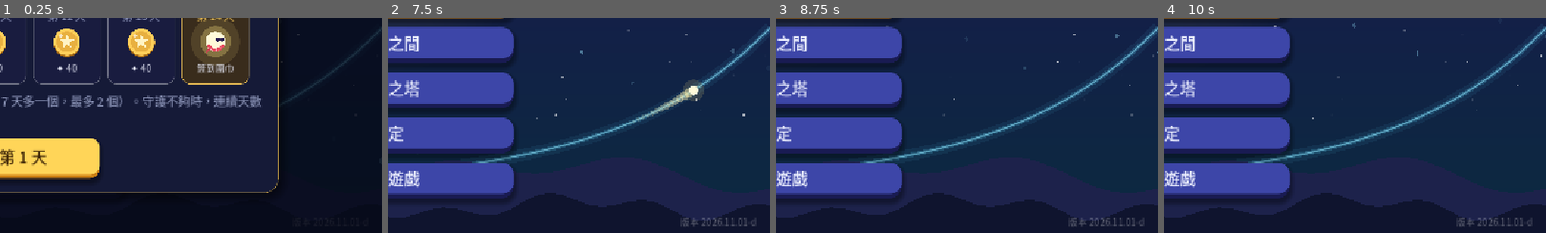
Above: before the commit, frames 1-4 (left to right).
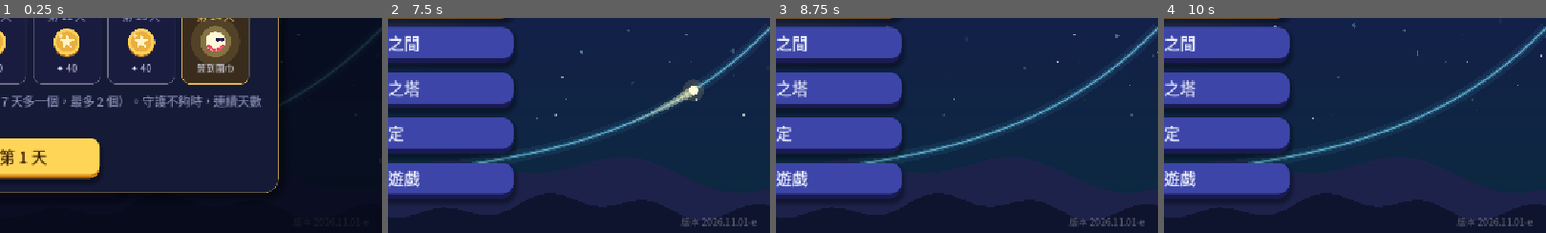
Above: after the commit, the same moments.

Repository: sam2068csie/light-spirit-journey
Game: Godot game, scene res://main_menu.tscn
Same seed, same stepped clock (60 frames per second), same inputs: the game is played once before the commit and once after it.
Inputs (mouse positions are % of the whole screen's width and height, from its top left):
- Up to frame 1 (0.25 s): no input
- Up to frame 2 (7.5 s): click "開始冒險" at 0.5 s; click "開始冒險" at 1.25 s; click "修煉之間" at 2 s; click "終焉之塔" at 2.75 s; click "設定" at 3.5 s; click "離開遊戲" at 4.25 s; click "每日任務" at 5 s; click "光靈扭蛋" at 5.75 s; click "光靈衣櫃" at 6.5 s; click "✕" at 7.25 s
- Up to frame 3 (8.75 s): tap Enter at 8 s; drag from (50, 50) to (60, 28) at 8.02 s
- Up to frame 4 (10 s): drag from (30, 55) to (45, 70) at 8.77 s; move the mouse to (60, 28) at 9.52 s; hold Right from 9.53 s (still down); tap 9 at 9.6 s
The pictures show only the part of the screen within x 50-100%, y 50-100%; the shares and areas given below are measured in that part.

The runs differ from the first frame. In frame 2, 0.1% of the frame differs, in the area x 76-97%, y 92-97%; in frame 3, 0.1%; in frame 4, 0.1%.

Commit message:
G6 半角的象限：掃過範圍與選象限合併成一步 (BUILD 2026.11.01-e)
Co-Authored-By: Claude Opus 5.5 <noreply@anthropic.com>
Claude-Session: https://claude.ai/code/session_01RombajUyooAJ6yvir5uviP

Diff:
--- a/data/game.gd
+++ b/data/game.gd
@@ -560,7 +560,7 @@
 
 const DQ := preload("daily_quests.gd")
 ## 版本號（主畫面右下角會顯示）：每次交給你新的檔案時更新，方便確認手機上裝的是不是最新版
-const BUILD := "2026.11.01-d"
+const BUILD := "2026.11.01-e"
 
 
 ## 讀取各單元的資料；舊存檔（還沒有單元的版本）的今日修煉、終焉之塔紀錄搬到「指數與對數」
--- a/data/level_trig6_mirror.gd
+++ b/data/level_trig6_mirror.gd
@@ -19,6 +19,8 @@
 	{"ch": 2, "name": "第二章．半角與化簡", "topic": "半角公式與象限、根號化簡、以切表弦、連乘積、極值", "color": UITheme.GOLD_LIGHT},
 ]
 
+var mir_pick := -1               # 掃過範圍時同時要選的答案（−1：還沒選）
+var mir_pick_btns: Array = []
 var mir_info: MathLabel
 var _pulse_tw: Tween
 var _pulse_ctl: Control
@@ -199,6 +201,33 @@
 	tv.mouse_filter = Control.MOUSE_FILTER_IGNORE
 	_attract(row)
 	tv.guide_text = "① 拖動右邊的滑桿" if not sweep else "① 拖動右邊的 θ 滑桿"
+	# 掃過範圍的同時回答問題（例如 θ/2 在第幾象限）
+	mir_pick = -1
+	mir_pick_btns = []
+	if st.has("ask"):
+		var ask: Dictionary = st.ask
+		var ql := _math_label(16, 330, 30, UITheme.ACCENT)
+		ql.text = String(ask.get("question", ask.get("q", "")))
+		rank_box.add_child(ql)
+		var grid := GridContainer.new()
+		grid.columns = 2
+		grid.add_theme_constant_override("h_separation", 6)
+		grid.add_theme_constant_override("v_separation", 6)
+		rank_box.add_child(grid)
+		var opts: Array = ask.get("options", [])
+		for i in opts.size():
+			var b := MathLabel.make_button(String(opts[i]), 16, Vector2(0, 40))
+			b.toggle_mode = true
+			b.focus_mode = Control.FOCUS_NONE
+			b.size_flags_horizontal = Control.SIZE_EXPAND_FILL
+			var ii: int = i
+			b.pressed.connect(func():
+				mir_pick = ii
+				for k2 in mir_pick_btns.size():
+					(mir_pick_btns[k2] as Button).set_pressed_no_signal(k2 == ii)
+				Game.of(self).sfx("click"))
+			grid.add_child(b)
+			mir_pick_btns.append(b)
 	_refresh_mirror()
 
 
@@ -225,6 +254,14 @@
 			var need := "θ 拖到 %s°（最小那頭）" % TideView.dec(lo) if tv.mir_lo > lo + 1e-6 else "θ 拖到 %s°（最大那頭）" % TideView.dec(hi)
 			_hint("還沒有走完整個範圍：把 %s，看看 θ/2 會走到哪裡。" % need, "info")
 			return
+		if st.has("ask"):
+			var ask: Dictionary = st.ask
+			if mir_pick < 0:
+				_hint("範圍走完了！再從下面選出答案。", "info")
+				return
+			if mir_pick != int(ask.get("correct", 0)):
+				_wrong(st, "選錯了。提示：" + String(ask.get("nudge", st.nudge)))
+				return
 		Game.of(self).sfx("correct")
 		tv.burst_center()
 		_interact_done(st, {})
--- a/data/trig6_bank.gd
+++ b/data/trig6_bank.gd
@@ -53,9 +53,13 @@
 
 
 ## 掃過 θ 的範圍（band 是 θ 的範圍，滑桿只能在範圍裡面走）
-static func _sweep(name: String, q: String, lo: float, hi: float, line: String, nudge: String) -> Dictionary:
-	return {"kind": "mirror", "name": name, "q": q, "mode": "sweep", "band": [lo, hi], "range": [lo + 15.0, hi - 15.0],
+## 掃過範圍；ask = {question, options, correct, nudge}：掃的同時回答（例如 θ/2 在第幾象限）
+static func _sweep(name: String, q: String, lo: float, hi: float, line: String, nudge: String, ask := {}) -> Dictionary:
+	var d := {"kind": "mirror", "name": name, "q": q, "mode": "sweep", "band": [lo, hi], "range": [lo + 15.0, hi - 15.0],
 		"step": 15.0, "start": (lo + hi) / 2.0, "line": line, "nudge": nudge, "tag": T_HALFQ}
+	if not ask.is_empty():
+		d["ask"] = ask
+	return d
 
 
 static func _eq(name: String, q: String, expr: String, target: String, tokens: Array, line: String, nudge: String,
@@ -70,6 +74,18 @@
 		slot["plain"] = true
 		slot["params"] = slot.get("params", [])
 		SB.fix_roots(slot)
+		# 半角的象限：「掃過範圍」和下一題「θ/2 在第幾象限」合成一步（一邊拖滑桿一邊選答案）
+		for v in slot.variants:
+			var stp: Array = v.get("steps", [])
+			var k := 0
+			while k < stp.size() - 1:
+				if String(stp[k].kind) == "mirror" and String(stp[k].get("mode", "")) == "sweep" and String(stp[k + 1].kind) == "choice":
+					var ch: Dictionary = stp[k + 1]
+					stp[k]["ask"] = ch
+					stp[k]["line"] = String(ch.line)
+					stp[k]["name"] = String(stp[k].name) + "、" + String(ch.name)
+					stp.remove_at(k + 1)
+				k += 1
 		# 有分數的積木（÷）：改成「分數」模式，分子、分母各一格，不用打括號
 		for v in slot.variants:
 			for st in v.get("steps", []):
@@ -316,10 +332,8 @@
 		 "variants": [
 			{"eq": "cos θ = −7/25（180° < θ < 270°），\n求 sin(θ/2)、cos(θ/2)、tan(θ/2)",
 			 "steps": [
-				_sweep("掃過範圍", "拖動 θ，從 195° 走到 255°，觀察 θ/2 落在哪裡。", 180.0, 270.0,
-					"180° < θ < 270° ⇒ 90° < θ/2 < 135°：第二象限", "滑桿的兩端都要走到。"),
-				_c("θ/2 的象限", "θ/2 在第幾象限？", ["第二象限", "第一象限", "第三象限", "第四象限"], 0,
-					"90° < θ/2 < 135°：第二象限（sin 正、cos 負）。", "把 180° 和 270° 各除以 2。", "θ/2 在第二象限：sin > 0、cos < 0、tan < 0", T_HALFQ),
+				_sweep("掃過範圍", "拖動 θ 掃過整個範圍，同時看 θ/2 落在哪裡，再從下面選出答案。", 180.0, 270.0,
+					"θ/2 在第二象限：sin > 0、cos < 0、tan < 0", "把 180° 和 270° 各除以 2。", {"question": "θ/2 在第幾象限？", "options": ["第二象限", "第一象限", "第三象限", "第四象限"], "correct": 0, "nudge": "把 180° 和 270° 各除以 2。"}),
 				_f("cos(θ/2)", "|cos(θ/2)| = √((1 + cos θ) ÷ 2) = √(9/25)。第二象限 cos 是負的。", "cos(θ/2) = [0]", ["-3/5"],
 					"cos(θ/2) = −3/5", "(1 − 7/25) ÷ 2 = 9/25。", T_HALFQ),
 				_f("sin(θ/2)", "|sin(θ/2)| = √((1 − cos θ) ÷ 2) = √(16/25)。第二象限 sin 是正的。", "sin(θ/2) = [0]", ["4/5"],
@@ -329,10 +343,8 @@
 			 ]},
 			{"eq": "cos θ = 7/25（270° < θ < 360°），\n求 sin(θ/2)、cos(θ/2)、tan(θ/2)",
 			 "steps": [
-				_sweep("掃過範圍", "拖動 θ，從 285° 走到 345°，觀察 θ/2 落在哪裡。", 270.0, 360.0,
-					"270° < θ < 360° ⇒ 135° < θ/2 < 180°：第二象限", "滑桿的兩端都要走到。"),
-				_c("θ/2 的象限", "θ/2 在第幾象限？", ["第二象限", "第一象限", "第三象限", "第四象限"], 0,
-					"135° < θ/2 < 180°：第二象限。", "270° ÷ 2 = 135°、360° ÷ 2 = 180°。", "θ/2 在第二象限：sin > 0、cos < 0", T_HALFQ),
+				_sweep("掃過範圍", "拖動 θ 掃過整個範圍，同時看 θ/2 落在哪裡，再從下面選出答案。", 270.0, 360.0,
+					"θ/2 在第二象限：sin > 0、cos < 0", "270° ÷ 2 = 135°、360° ÷ 2 = 180°。", {"question": "θ/2 在第幾象限？", "options": ["第二象限", "第一象限", "第三象限", "第四象限"], "correct": 0, "nudge": "270° ÷ 2 = 135°、360° ÷ 2 = 180°。"}),
 				_f("cos(θ/2)", "|cos(θ/2)| = √((1 + 7/25) ÷ 2) = √(16/25)，第二象限 cos 為負。", "cos(θ/2) = [0]", ["-4/5"],
 					"cos(θ/2) = −4/5", "(1 + 7/25) ÷ 2 = 16/25。", T_HALFQ),
 				_f("sin(θ/2)", "|sin(θ/2)| = √((1 − 7/25) ÷ 2) = √(9/25)，第二象限 sin 為正。", "sin(θ/2) = [0]", ["3/5"],
@@ -342,10 +354,8 @@
 			 ]},
 			{"eq": "cos θ = −7/25（90° < θ < 180°），\n求 sin(θ/2)、cos(θ/2)、tan(θ/2)",
 			 "steps": [
-				_sweep("掃過範圍", "拖動 θ，從 105° 走到 165°，觀察 θ/2 落在哪裡。", 90.0, 180.0,
-					"90° < θ < 180° ⇒ 45° < θ/2 < 90°：第一象限", "滑桿的兩端都要走到。"),
-				_c("θ/2 的象限", "θ/2 在第幾象限？", ["第一象限", "第二象限", "第三象限", "第四象限"], 0,
-					"45° < θ/2 < 90°：第一象限，sin、cos、tan 都是正的。", "90° ÷ 2 = 45°、180° ÷ 2 = 90°。", "θ/2 在第一象限：全部為正", T_HALFQ),
+				_sweep("掃過範圍", "拖動 θ 掃過整個範圍，同時看 θ/2 落在哪裡，再從下面選出答案。", 90.0, 180.0,
+					"θ/2 在第一象限：全部為正", "90° ÷ 2 = 45°、180° ÷ 2 = 90°。", {"question": "θ/2 在第幾象限？", "options": ["第一象限", "第二象限", "第三象限", "第四象限"], "correct": 0, "nudge": "90° ÷ 2 = 45°、180° ÷ 2 = 90°。"}),
 				_f("cos(θ/2)", "|cos(θ/2)| = √((1 − 7/25) ÷ 2) = √(9/25)，第一象限為正。", "cos(θ/2) = [0]", ["3/5"],
 					"cos(θ/2) = 3/5", "(1 − 7/25) ÷ 2 = 9/25。", T_HALFQ),
 				_f("sin(θ/2)", "|sin(θ/2)| = √((1 + 7/25) ÷ 2) = √(16/25)，第一象限為正。", "sin(θ/2) = [0]", ["4/5"],
@@ -529,8 +539,9 @@
 		 "variants": [
 			{"eq": "cos θ = 7/25（270° < θ < 360°），\n求 sin(θ/2) 與 tan(θ/2)",
 			 "steps": [
-				_sweep("掃過範圍", "拖動 θ，從 285° 走到 345°，觀察 θ/2 落在哪裡。", 270.0, 360.0,
-					"135° < θ/2 < 180°：第二象限", "滑桿的兩端都要走到。"),
+				_sweep("掃過範圍", "拖動 θ 掃過整個範圍，同時看 θ/2 落在哪裡，再從下面選出答案。", 270.0, 360.0,
+					"135° < θ/2 < 180°：第二象限", "270° ÷ 2 = 135°、360° ÷ 2 = 180°。",
+					{"question": "θ/2 在第幾象限？", "options": ["第二象限", "第一象限", "第三象限", "第四象限"], "correct": 0, "nudge": "270° ÷ 2 = 135°、360° ÷ 2 = 180°。"}),
 				_f("sin(θ/2)", "第二象限 sin 為正：√((1 − 7/25) ÷ 2)。", "sin(θ/2) = [0]", ["3/5"],
 					"sin(θ/2) = 3/5", "(1 − 7/25) ÷ 2 = 9/25。", T_HALFQ),
 				_f("tan(θ/2)", "cos(θ/2) = −4/5（第二象限為負）。", "tan(θ/2) = [0]", ["-3/4"],
